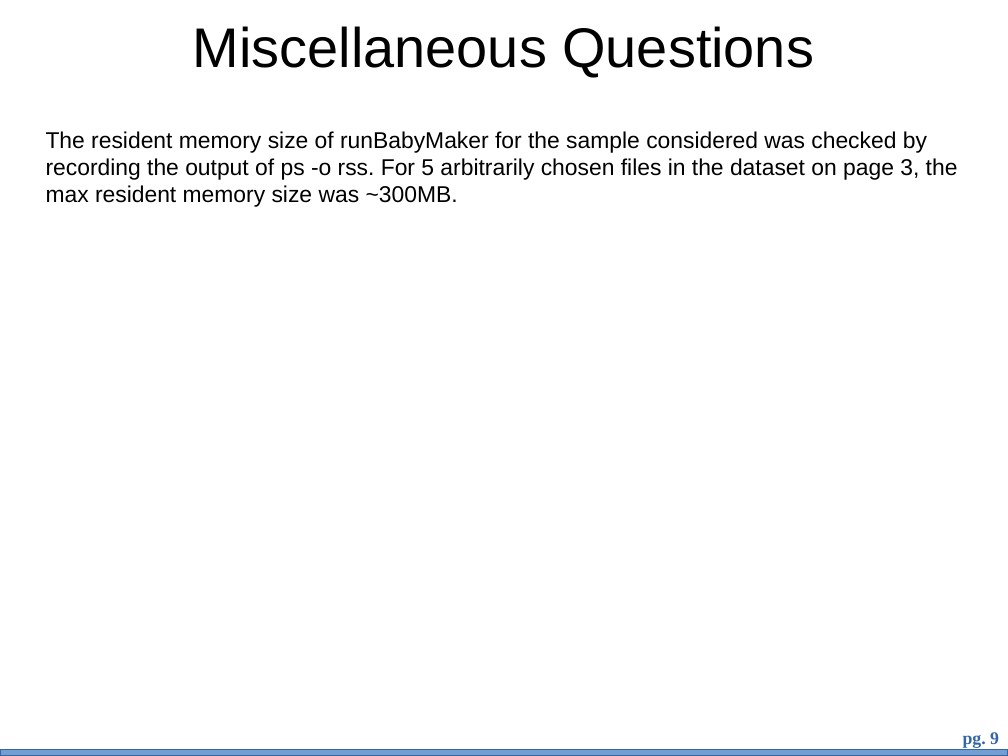
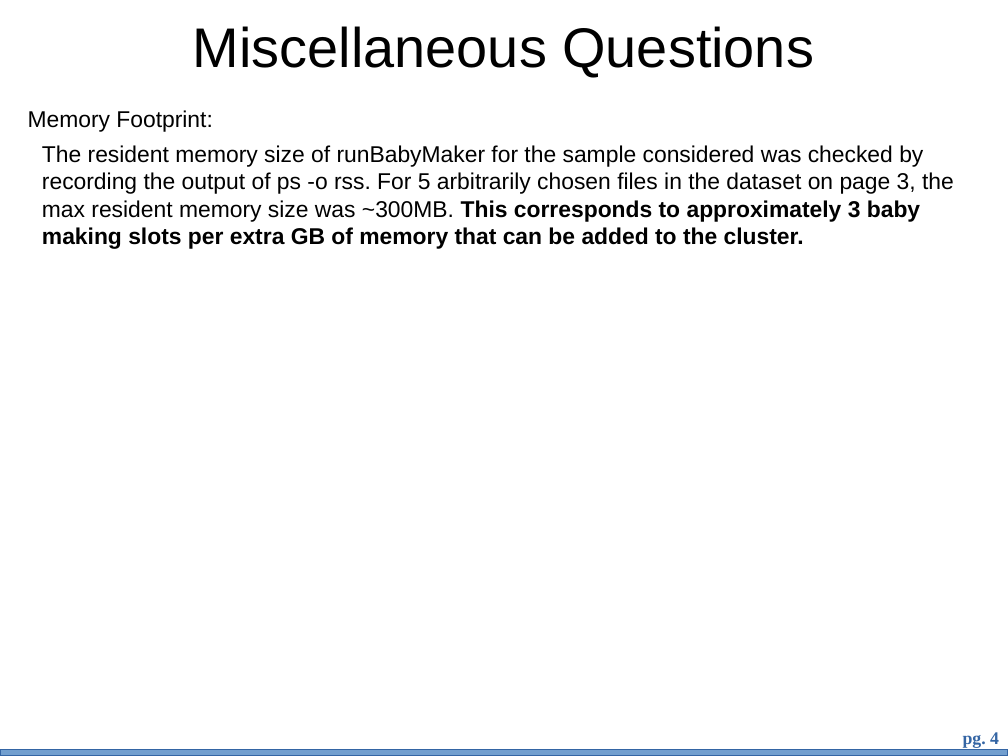
Before and after one commit to bth5032/smartsubmit, a slide deck: slide 4 of Presentations/benchmarking/bench.odp (slide 9 before the commit). Drawn at 1008x756 pixels with LibreOffice and Linux fonts; fonts in the diff are those of the drawing; background and template pictures are left out. Boxes give left, top, right and bottom in pixels: in the first picture for what was removed or moved away, otherwise in the second. Text is boxed around its words. In the diff, an @@ line names an element or a change of style, - is before the commit and + after.

```diff
--- a/Presentations/benchmarking/bench.odp
+++ b/Presentations/benchmarking/bench.odp
@@ text added at [28,110,212,132], 18 pt, text #000000 @@
+Memory Footprint:
@@ text at [42,145,954,249]: text changed @@
-The resident memory size of runBabyMaker for the sample considered was checked by recording the output of ps -o rss. For 5 arbitrarily chosen files in the dataset on page 3, the max resident memory size was ~300MB.
+The resident memory size of runBabyMaker for the sample considered was checked by recording the output of ps -o rss. For 5 arbitrarily chosen files in the dataset on page 3, the max resident memory size was ~300MB. This corresponds to approximately 3 baby making slots per extra GB of memory that can be added to the cluster.
@@ page number at [963,732,999,748]: text changed @@
-pg. 9
+pg. 4
```
Also in this commit, not shown: 2 other slides changed, 1 slide added.
